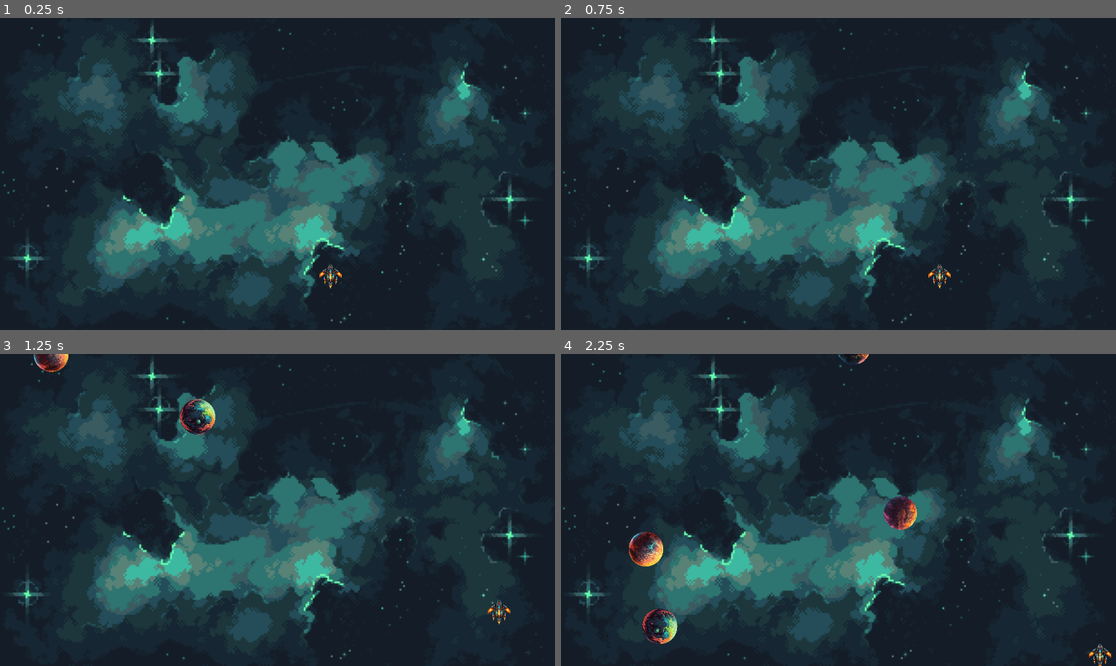
Above: before the commit, frames 1-4 (two rows, left to right).
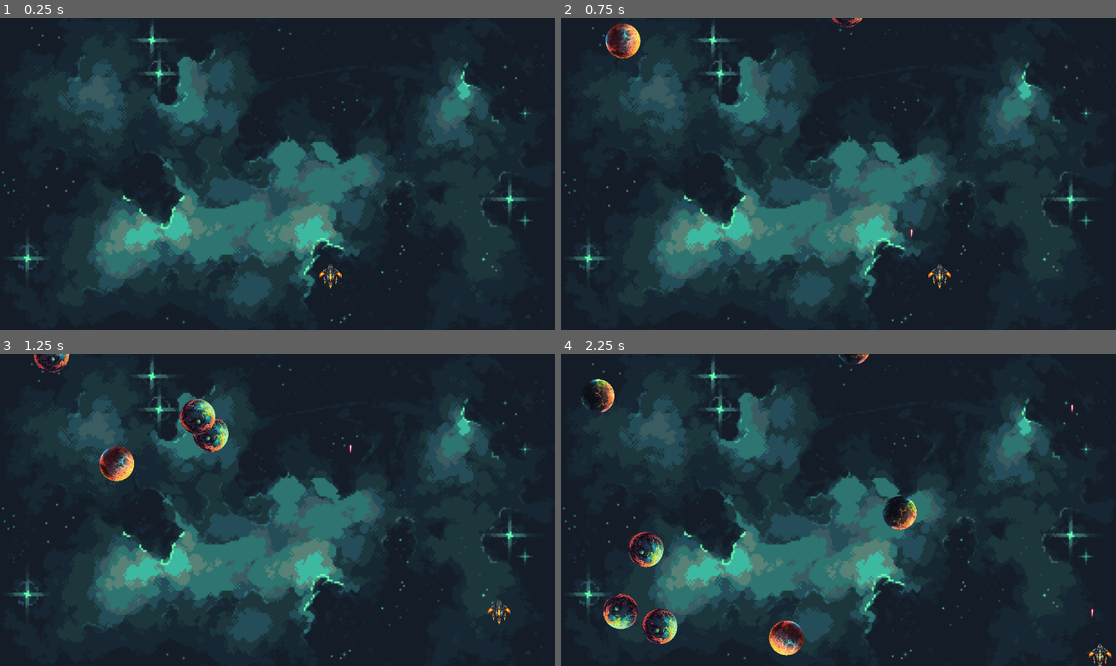
Above: after the commit, the same moments.

Repository: speregil/SpaceShooterTest
Game: Godot game, scene res://scenes/level.tscn
Two runs of this game, one before a commit and one after it. Both use one fixed random seed, a clock stepped at 60 frames per second and the inputs below.
Inputs:
- Up to frame 1 (0.25 s): no input
- Up to frame 2 (0.75 s): tap Enter at 0.5 s; hold Right (right) from 0.53 s (still down); tap Space (shoot, bound only after the commit) at 0.6 s
- Up to frame 3 (1.25 s): keep holding Right (right)
- Up to frame 4 (2.25 s): release Right (right) at 1.28 s; hold Down (down) 1.28-2.03 s; tap Space (shoot, bound only after the commit) at 1.35, 2.1 s; hold Right (right) from 2.03 s (still down)

Frame 1 is identical in both runs. In frame 2, 0.6% of the frame differs, in the area x 8-64%, y 0-71%; in frame 3, 1.2%; in frame 4, 2.2%, in the area x 3-97%, y 8-97%.

Commit message:
moving asteroids and shooting

Diff:
--- a/testproject/project.godot
+++ b/testproject/project.godot
@@ -41,6 +41,11 @@
 , Object(InputEventKey,"resource_local_to_scene":false,"resource_name":"","device":-1,"window_id":0,"alt_pressed":false …(183 unchanged characters)…
 ]
 }
+shoot={
+"deadzone": 0.2,
+"events": [Object(InputEventKey,"resource_local_to_scene":false,"resource_name":"","device":-1,"window_id":0,"alt_pressed":false,"shift_pressed":false,"ctrl_pressed":false,"meta_pressed":false,"pressed":false,"keycode":0,"physical_keycode":32,"key_label":0,"unicode":32,"location":0,"echo":false,"script":null)
+]
+}
 
 [layer_names]
 
--- a/testproject/scenes/asteroid.gd
+++ b/testproject/scenes/asteroid.gd
@@ -11,7 +11,7 @@
 func _ready():
 	var rng := RandomNumberGenerator.new()
 
-	var path: String = "res://sprites/planets/Planet_0" + str(rng.randi_range(1,6)) + ".png"
+	var path: String = "res://sprites/planets/Planet_0" + str(rng.randi_range(1,4)) + ".png"
 	$asteroidImage.texture = load(path)
 
 	var width = get_viewport().get_visible_rect().size[0]
@@ -29,5 +29,5 @@
 	position += Vector2(direction_x,1.0) * speed * delta
 	rotation_degrees += rotation_speed * delta
 
-func _on_body_entered(body: Node2D) -> void:
+func _on_body_entered(_body: Node2D) -> void:
 	print("Body entered") # Replace with function body.
--- /dev/null
+++ b/testproject/scenes/laser.gd
@@ -0,0 +1,10 @@
+extends Area2D
+
+@export var speed = 500
+
+# Called when the node enters the scene tree for the first time.
+func _ready() -> void:
+	scale = Vector2(0.1, 0.1)
+
+func _process(delta):
+	position.y -= speed * delta
--- a/testproject/scenes/laser.tscn
+++ b/testproject/scenes/laser.tscn
@@ -1,5 +1,6 @@
-[gd_scene load_steps=3 format=3 uid="uid://db4n600d5sbun"]
+[gd_scene load_steps=4 format=3 uid="uid://db4n600d5sbun"]
 
+[ext_resource type="Script" uid="uid://dqdu6nku56x3v" path="res://scenes/laser.gd" id="1_a7dhc"]
 [ext_resource type="Texture2D" uid="uid://bgnr5n051mmmx" path="res://sprites/other/bullet.png" id="1_xmihv"]
 
 [sub_resource type="CapsuleShape2D" id="CapsuleShape2D_a7dhc"]
@@ -9,6 +10,7 @@
 [node name="Laser" type="Area2D"]
 collision_layer = 8
 collision_mask = 2
+script = ExtResource("1_a7dhc")
 
 [node name="LaserImage" type="Sprite2D" parent="."]
 rotation = -1.5708
--- a/testproject/scenes/level.gd
+++ b/testproject/scenes/level.gd
@@ -1,7 +1,14 @@
 extends Node2D
 
 var asteroid_scene: PackedScene = load("res://scenes/asteroid.tscn")
+var laser_scene: PackedScene = load("res://scenes/laser.tscn")
 
 func _on_asteroid_timer_timeout() -> void:
 	var new_asteroid = asteroid_scene.instantiate()
-	$Asteroids.add_child(new_asteroid) # Replace with function body.
+	$Asteroids.add_child(new_asteroid)
+
+
+func _on_player_laser(pos) -> void:
+	var laser = laser_scene.instantiate()
+	$Lasers.add_child(laser)
+	laser.position = pos
--- a/testproject/scenes/level.tscn
+++ b/testproject/scenes/level.tscn
@@ -9,6 +9,8 @@
 
 [sub_resource type="RectangleShape2D" id="RectangleShape2D_mx8sn"]
 size = Vector2(1130, 22)
+
+[sub_resource type="SpriteFrames" id="SpriteFrames_w8frs"]
 
 [node name="Level" type="Node2D"]
 script = ExtResource("1_mx8sn")
@@ -61,4 +63,10 @@
 
 [node name="Asteroids" type="Node2D" parent="."]
 
+[node name="Lasers" type="Node2D" parent="."]
+
+[node name="AnimatedSprite2D" type="AnimatedSprite2D" parent="."]
+sprite_frames = SubResource("SpriteFrames_w8frs")
+
+[connection signal="laser" from="Player" to="." method="_on_player_laser"]
 [connection signal="timeout" from="AsteroidTimer" to="." method="_on_asteroid_timer_timeout"]
--- a/testproject/scenes/player.gd
+++ b/testproject/scenes/player.gd
@@ -1,6 +1,9 @@
 extends CharacterBody2D
 
 @export var speed: int = 500
+var can_shoot: bool = true
+
+signal laser(pos)
 
 # Called when the node enters the scene tree for the first time.
 func _ready() -> void:
@@ -12,3 +15,11 @@
 	var direction = Input.get_vector("left","right","up","down")
 	velocity = direction * speed
 	move_and_slide()
+
+	if Input.is_action_just_pressed("shoot") and can_shoot:
+		laser.emit($LaserAnchor.global_position)
+		can_shoot = false
+		$LaserTimer.start()
+
+func _on_laser_timer_timeout() -> void:
+	can_shoot = true
--- a/testproject/scenes/player.tscn
+++ b/testproject/scenes/player.tscn
@@ -12,3 +12,12 @@
 
 [node name="CollisionPolygon2D" type="CollisionPolygon2D" parent="."]
 polygon = PackedVector2Array(-4, -359, 331, -72, 321, 62, 190, 59, 193, 238, 55, 242, 55, 359, -62, 359, -69, 242, -190, 249, -194, 59, -335, 73, -345, -72)
+
+[node name="LaserAnchor" type="Marker2D" parent="."]
+position = Vector2(0, -446)
+
+[node name="LaserTimer" type="Timer" parent="."]
+wait_time = 0.5
+one_shot = true
+
+[connection signal="timeout" from="LaserTimer" to="." method="_on_laser_timer_timeout"]
Not shown, added: testproject/scenes/laser.gd.uid
Not shown: 1 places in testproject/scenes/level.tscn that only renumber resources
Binary file added: testproject/sprites/other/star/Star1.png
Not shown, added: testproject/sprites/other/star/Star1.png.import
Binary file added: testproject/sprites/other/star/Star2.png
Not shown, added: testproject/sprites/other/star/Star2.png.import
Binary file added: testproject/sprites/other/star/Star3.png
Not shown, added: testproject/sprites/other/star/Star3.png.import
Binary file added: testproject/sprites/other/star/Star4.png
Not shown, added: testproject/sprites/other/star/Star4.png.import
